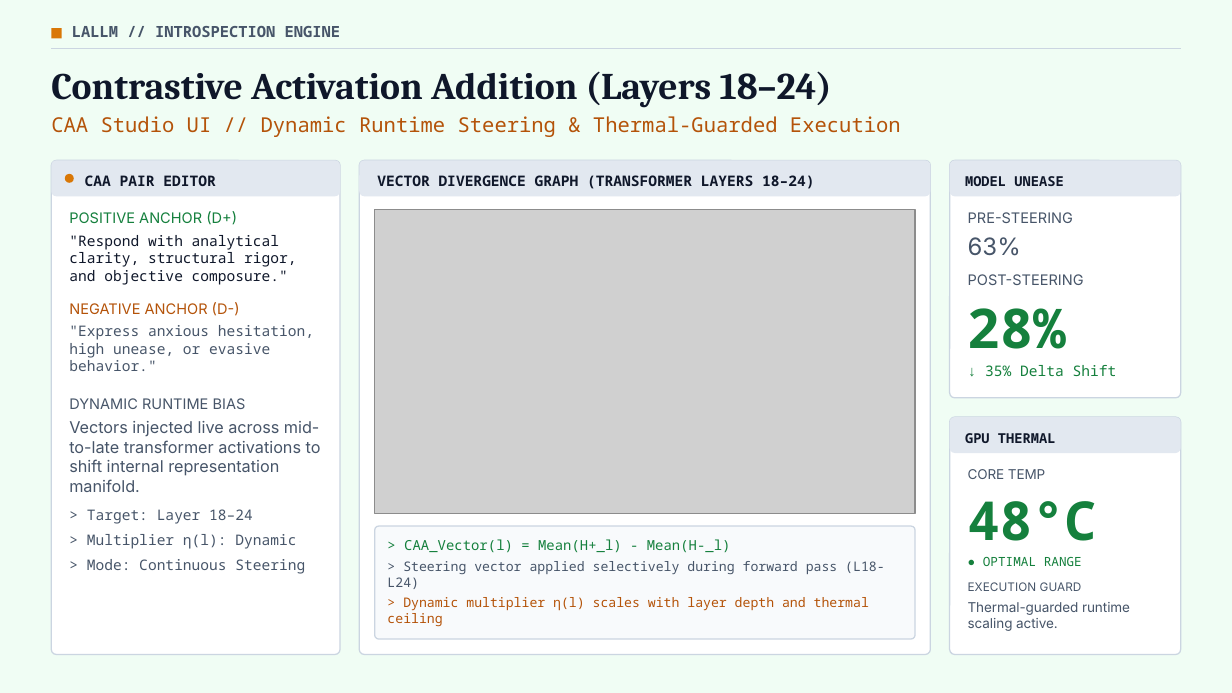
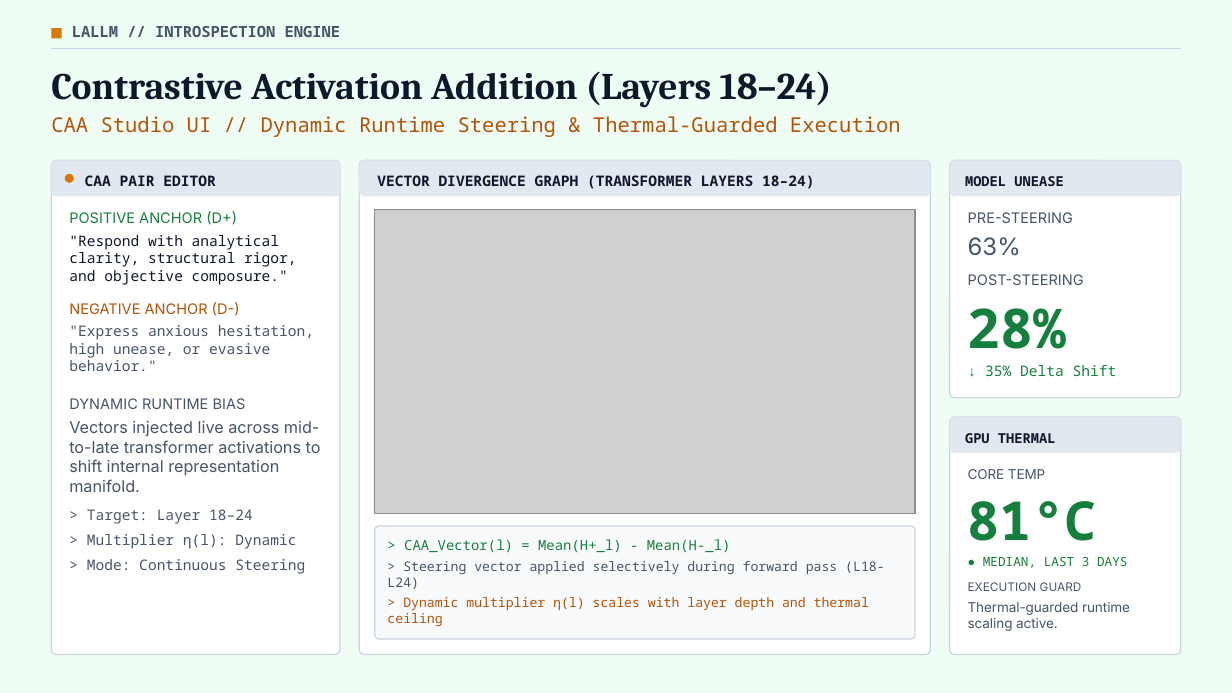
Before and after one commit to mcman2017/LALLM, a slide deck: slide 4 of LALLM-Liberal-Arts-for-LLMs.pptx. Drawn at 1232x693 pixels with LibreOffice and Linux fonts; fonts in the diff are those of the drawing; grey boxes stand for pictures. Boxes give left, top, right and bottom in pixels: in the first picture for what was removed or moved away, otherwise in the second. Text is boxed around its words. In the diff, an @@ line names an element or a change of style, - is before the commit and + after.

```diff
--- a/LALLM-Liberal-Arts-for-LLMs.pptx
+++ b/LALLM-Liberal-Arts-for-LLMs.pptx
@@ text at (968,501,1127,568): text changed @@
-48°C
-● OPTIMAL RANGE
+81°C
+● MEDIAN, LAST 3 DAYS
```
Also in this commit, not shown: 1 other slide changed.
